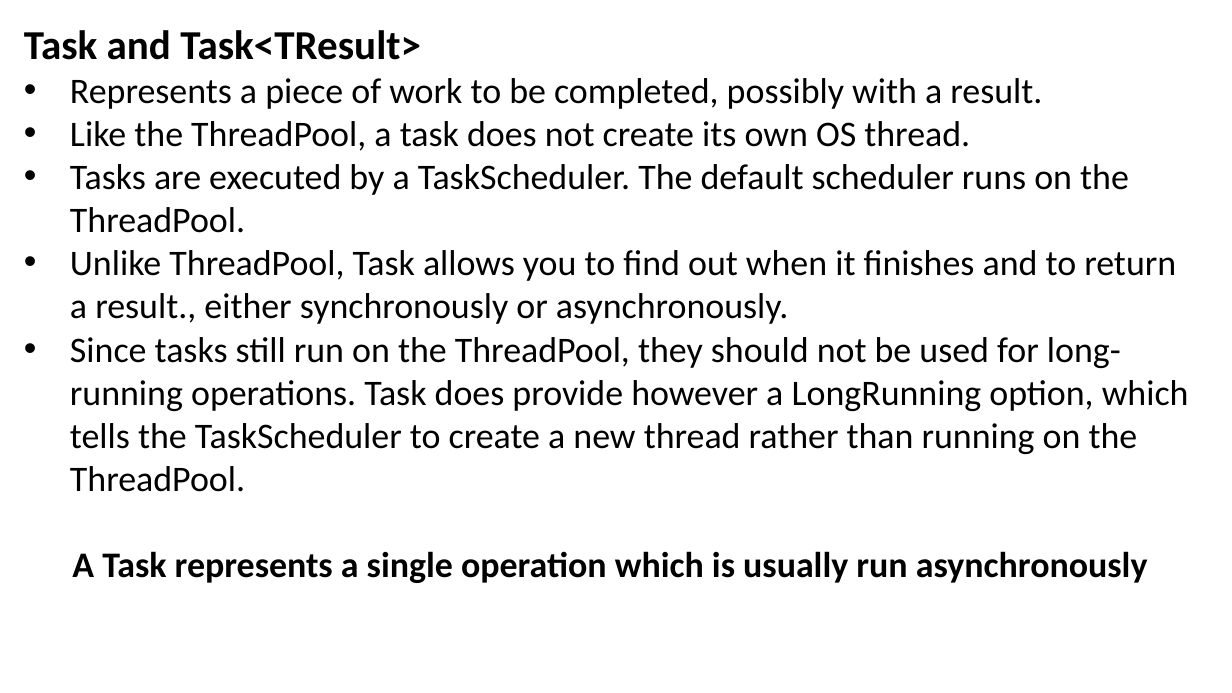
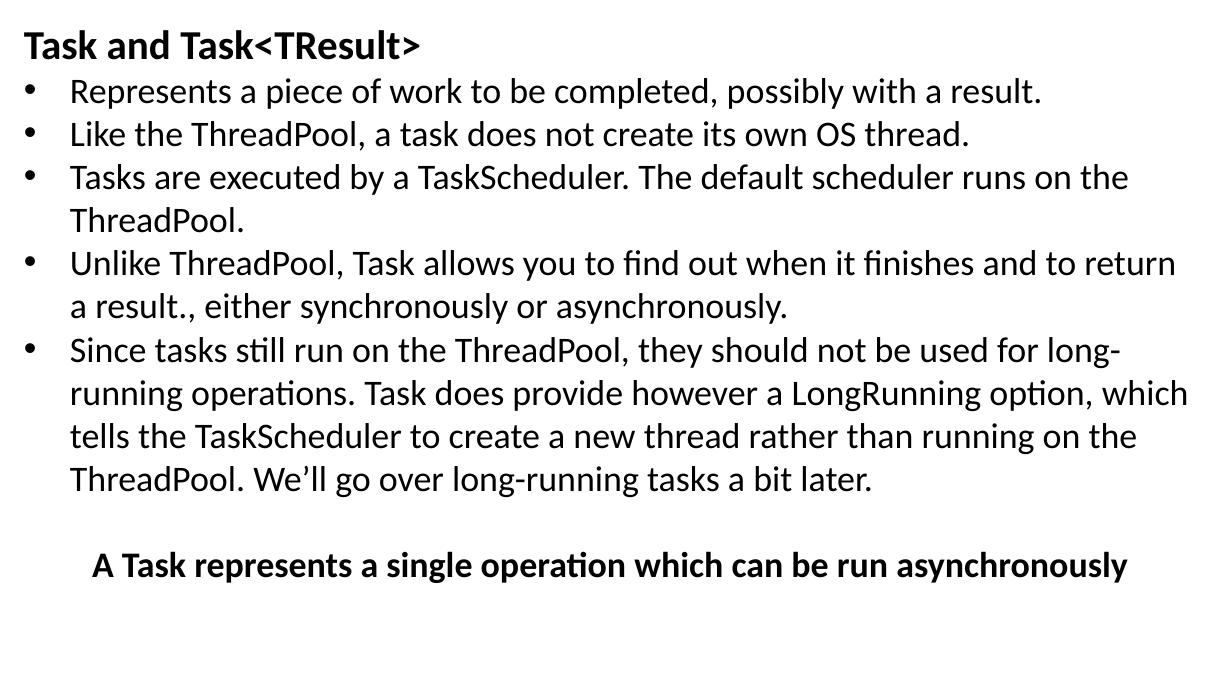
Before and after one commit to JoshKain/AsyncAwaitQuiz, a slide deck: slide 11 of Async and await presentation.pptx (slide 10 before the commit). Drawn at 1232x693 pixels with LibreOffice and Linux fonts; fonts in the diff are those of the drawing. Boxes give left, top, right and bottom in pixels: in the first picture for what was removed or moved away, otherwise in the second. Text is boxed around its words. In the diff, an @@ line names an element or a change of style, - is before the commit and + after.

Commit message:
Improved slides, added more details on synchronous vs asynchronous code, CPU-bound vs I/O-bound

```diff
--- a/Async and await presentation.pptx
+++ b/Async and await presentation.pptx
@@ text at <box>70,337,1189,583</box>: text changed @@
-• Since tasks still run on the ThreadPool, they should not be used for long-running operations. Task does provide however a LongRunning option, which tells the TaskScheduler to create a new thread rather than running on the ThreadPool.
-A Task represents a single operation which is usually run asynchronously
+• Since tasks still run on the ThreadPool, they should not be used for long-running operations. Task does provide however a LongRunning option, which tells the TaskScheduler to create a new thread rather than running on the ThreadPool. We’ll go over long-running tasks a bit later.
+A Task represents a single operation which can be run asynchronously
```
Also in this commit, not shown: 5 other slides changed, 5 slides added.
